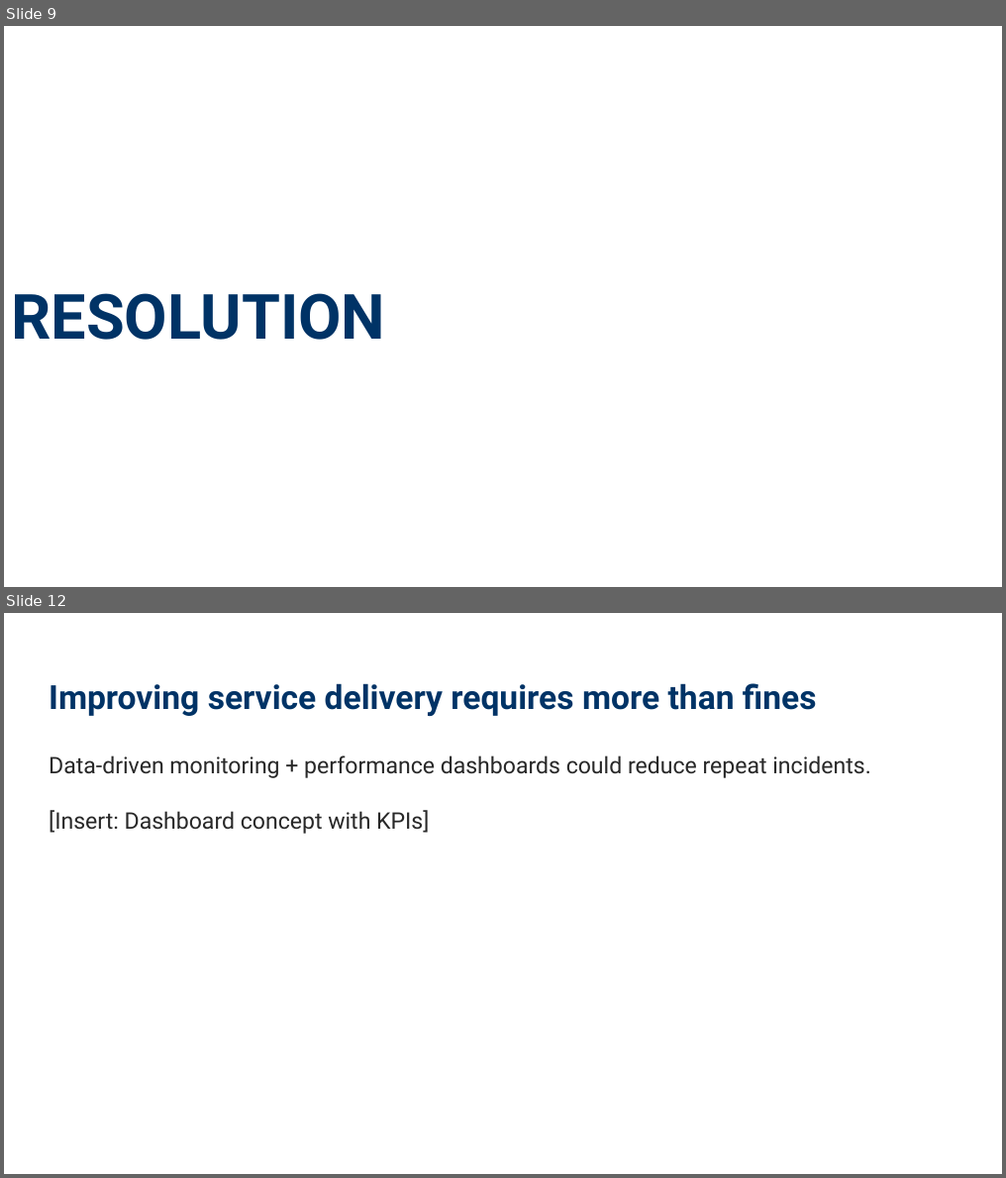
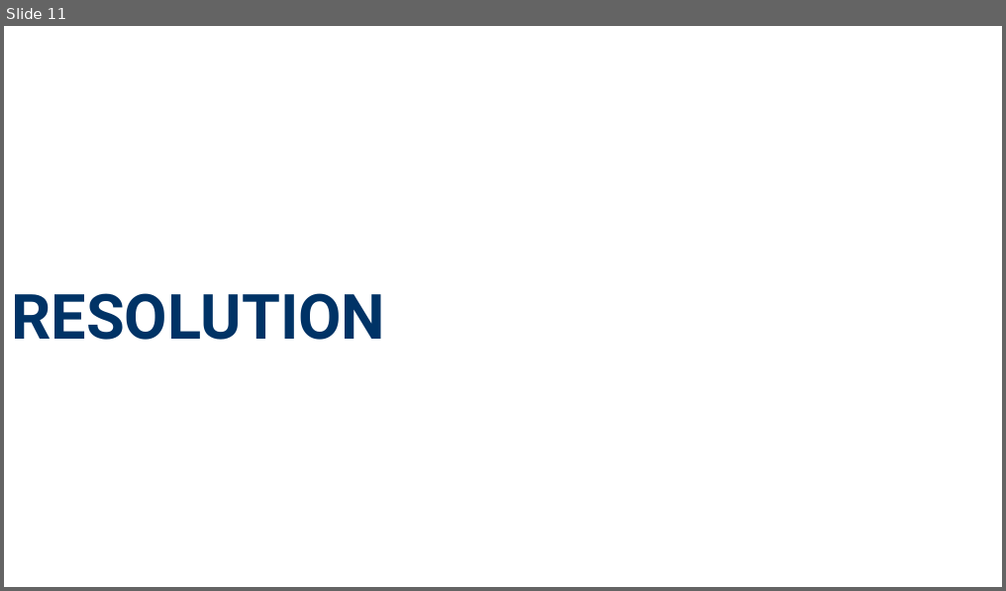
Before and after one commit to NewForce-Cohort-11-Data/trash-haulers-null-void-waste-solutions, a slide deck: Missed_Trash_Pickups_Presentation_16x9_Formatted.pptx. Shown one above the other, each under a label of ours: slides 9 and 12 before the commit, slide 11 after it; the slides between them are not shown. The pictures are 1006x1178 and 1006x591 pixels, drawn with LibreOffice and Linux fonts; fonts in the diff are those of the drawing. Boxes give left, top, right and bottom in pixels: in the first picture for what was removed or moved away, otherwise in the second. Text is boxed around its words. In the diff, an @@ line names an element or a change of style, - is before the commit and + after.

```diff
--- a/Missed_Trash_Pickups_Presentation_16x9_Formatted.pptx
+++ b/Missed_Trash_Pickups_Presentation_16x9_Formatted.pptx
@@ slide 12 removed at (4,613,1002,1174), background #FFFFFF @@
@@ text removed at (49,683,817,716) @@
-Improving service delivery requires more than fines
@@ text removed at (49,756,870,834) @@
-Data-driven monitoring + performance dashboards could reduce repeat incidents.
-[Insert: Dashboard concept with KPIs]
@@ what was slide 9 is now slide 11 @@
```
Also in this commit, not shown: 7 slides changed, 4 slides added, 2 other slides removed, 9 other files.
